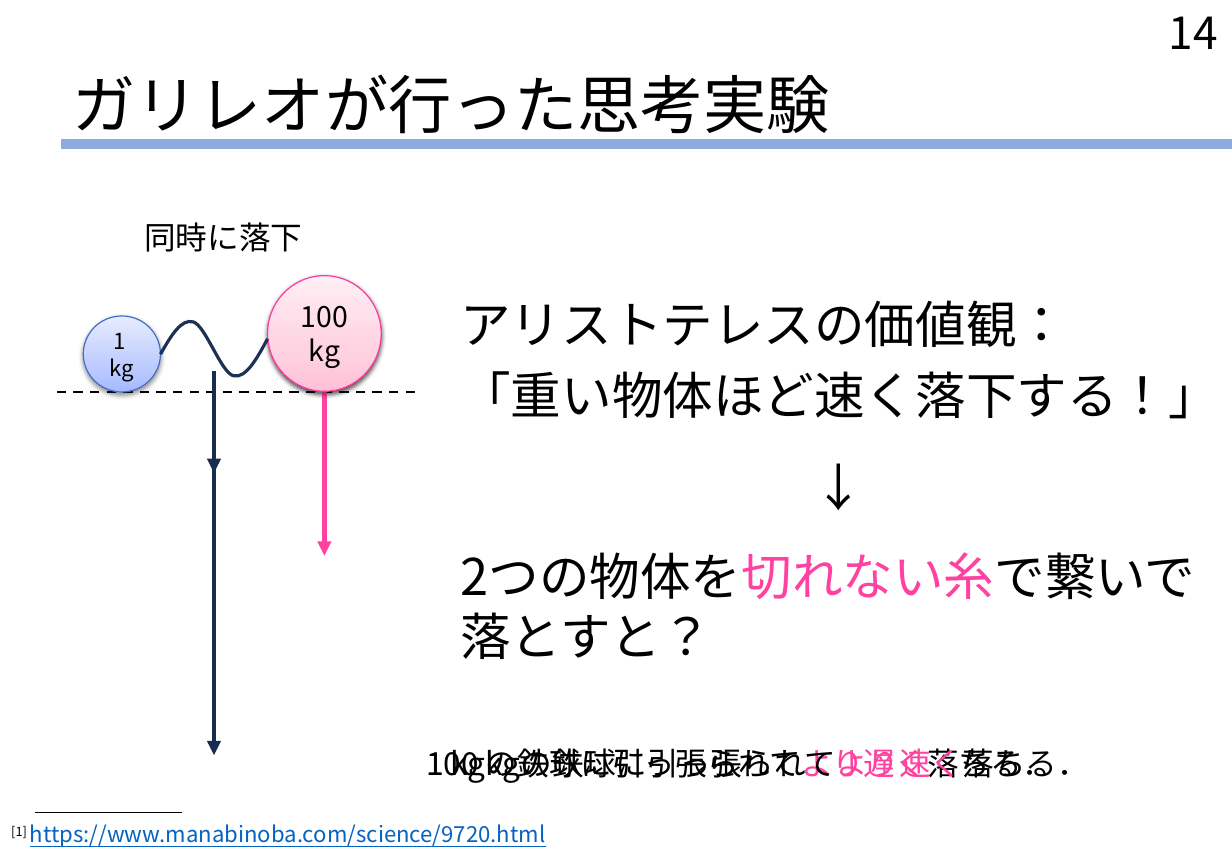
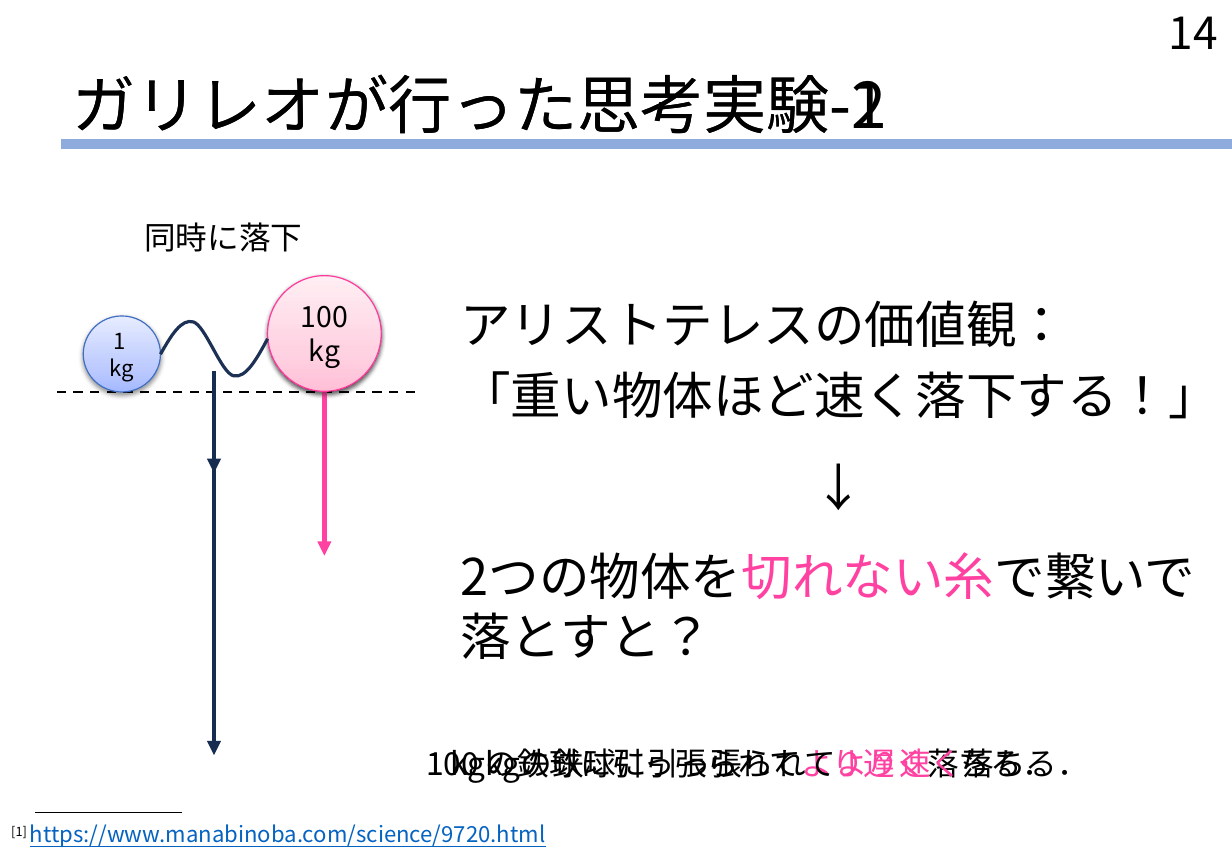
Before and after one commit to Y-teraya/Y-teraya.github.io, a slide deck: slide 14 of EM03/EM03_slide.pptx. Drawn at 1232x853 pixels with LibreOffice and Linux fonts; fonts in the diff are those of the drawing. Boxes give left, top, right and bottom in pixels: in the first picture for what was removed or moved away, otherwise in the second. Text is boxed around its words. In the diff, an @@ line names an element or a change of style, - is before the commit and + after.

```diff
--- a/EM03/EM03_slide.pptx
+++ b/EM03/EM03_slide.pptx
@@ title at (x1=73, y1=74, x2=887, y2=143): text changed @@
-ガリレオが行った思考実験
+ガリレオが行った思考実験-1
@@ text added at (x1=73, y1=74, x2=887, y2=143), 40 pt, text #000000 @@
+ガリレオが行った思考実験-2
```
Also in this commit, not shown: 5 other slides changed, 4 other files.
